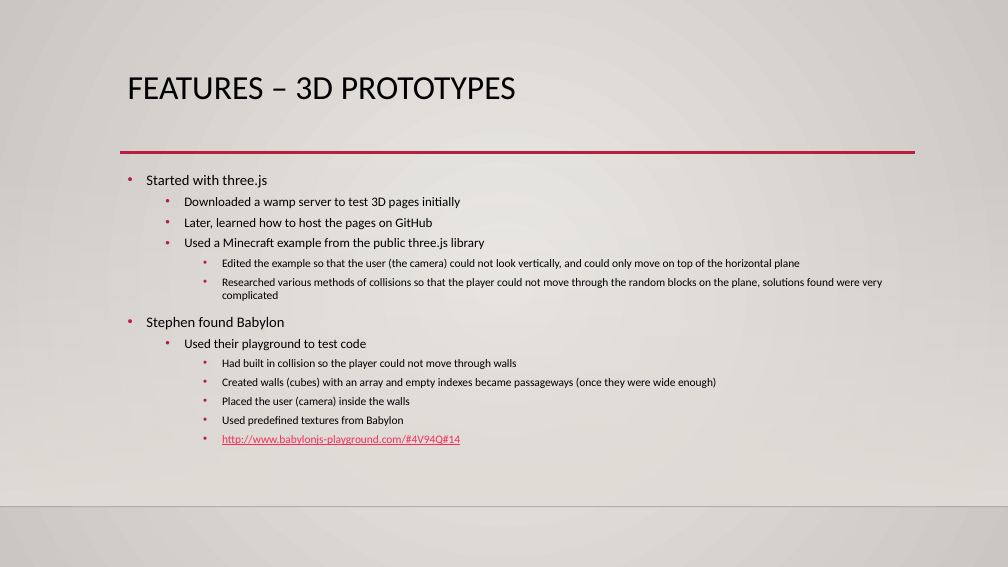
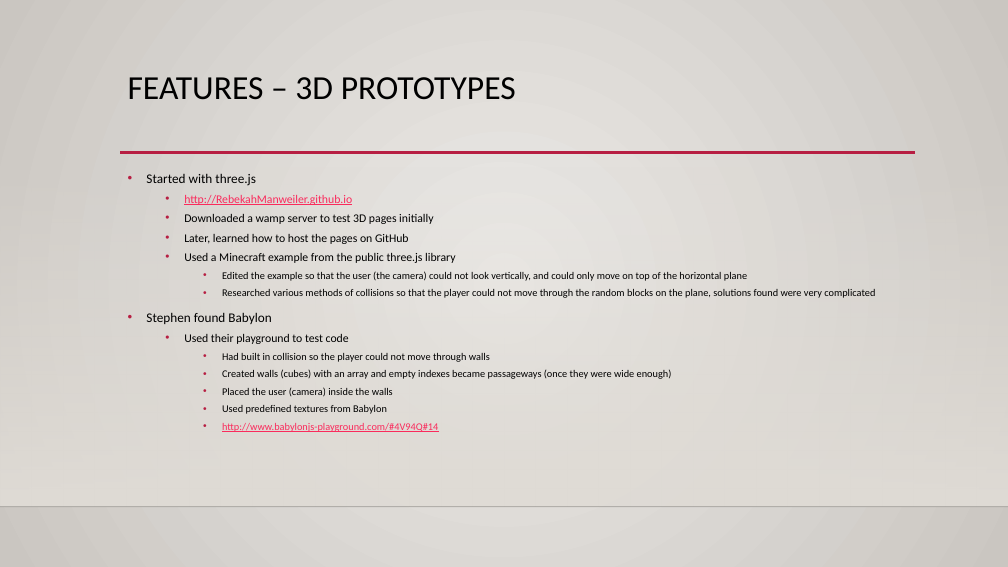
Before and after one commit to RebekahManweiler/MazeWalkThrough, a slide deck: slide 8 of MazePrototypePresentation.pptx. Drawn at 1008x567 pixels with LibreOffice and Linux fonts; fonts in the diff are those of the drawing; background and template pictures are left out. Boxes give left, top, right and bottom in pixels: in the first picture for what was removed or moved away, otherwise in the second. Text is boxed around its words. In the diff, an @@ line names an element or a change of style, - is before the commit and + after.

Commit message:
added last url

```diff
--- a/MazePrototypePresentation.pptx
+++ b/MazePrototypePresentation.pptx
@@ text at [146, 174, 875, 432]: size 13.9 to 12.6 pt in "Started with three.js", "Stephen found Babylon"; size 12.4 to 11.2 pt in "Downloaded a wamp server to test 3D ...", "Later, learned how to host the pages ...", "Used a Minecraft example from the public ...", "Used their playground to test code"; size 10.8 to 9.8 pt in "Edited the example so that the user ...", "Researched various methods of collisions so that ...", "Had built in collision so the player ...", "Created walls (cubes) with an array and ..." and 3 more places @@
@@ text at [184, 195, 352, 205]: paragraph added @@
+  • http://RebekahManweiler.github.io
```
